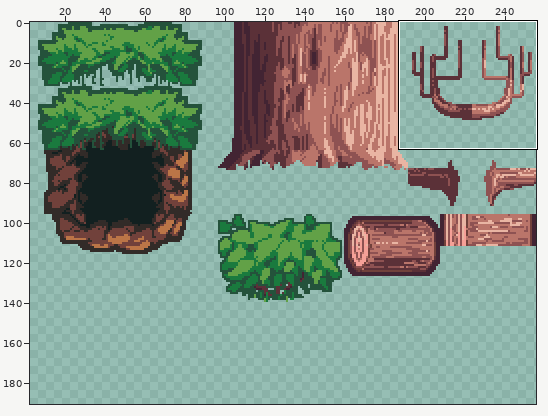
Pixel-art file: Chainsaw/Backgrounds/Tilesets.aseprite. The picture above shows the old version from afar; the outline marks the close-up.
Close-up. Before:
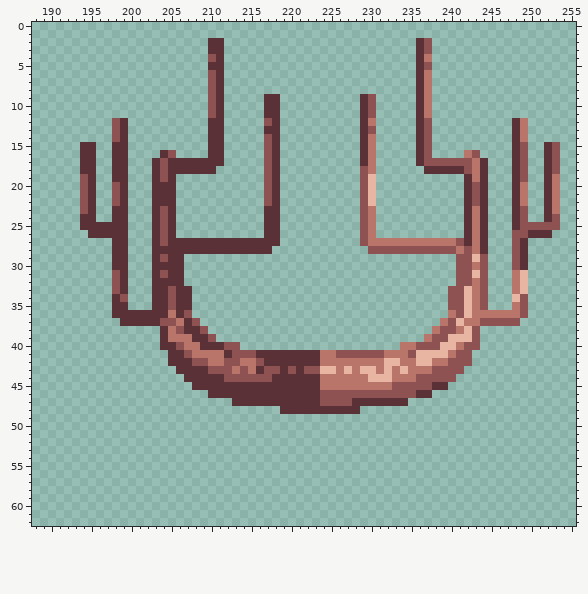
256x256 pixels, 1 frame. Shown: x 188..255, y 0..62. The wide view leaves out empty margins. The commit also changed other parts of the picture, which this record leaves out.
After:
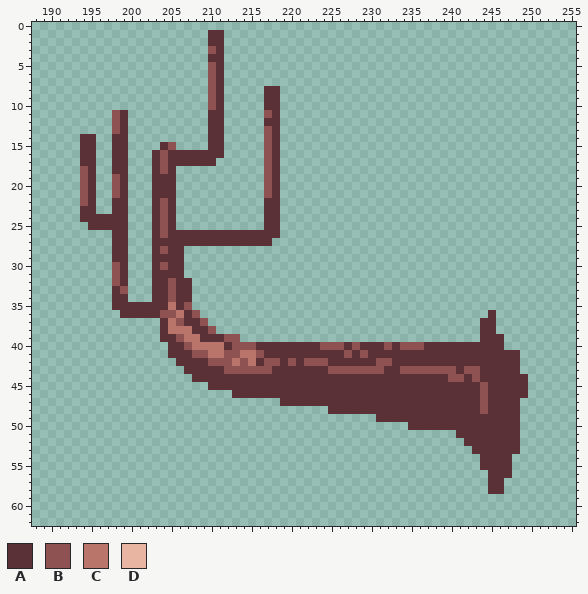
Palette (. is transparent): A #5b3138  B #8e5252  C #ba756a  D #e9b5a3
Change:
Layer "TilemapFull":
y 1: x 210..211 .. -> AA
y 2: x 236..237 AB -> ..
y 3: x 210 A -> B; x 236..237 AB -> ..
y 4: x 210 B -> A; x 236..237 AC -> ..
y 5: x 210 A -> B; x 236..237 AB -> ..
y 6..7: x 236..237 AC -> ..
y 8: x 217..218 .. -> AA; x 236..237 AC -> ..
y 9..10: x 229..230 AB -> ..; x 236..237 AC -> ..
y 11: x 198..199 .. -> BA; x 210 B -> A; x 217 A -> B; x 229..230 AB -> ..; x 236..237 AC -> ..
y 12: x 217 B -> A; x 229..230 AC -> ..; x 236..237 AB -> ..; x 248..249 AC -> ..
y 13: x 217 A -> B; x 229..230 AB -> ..; x 236..237 AB -> ..; x 248..249 AC -> ..
y 14: x 194..195 .. -> AA; x 198 B -> A; x 229..230 AC -> ..; x 236..237 AB -> ..; x 248..249 AC -> ..
y 15: x 204..205 .. -> AB; x 229..230 AC -> ..; x 236..237 AB -> ..; x 248..249 AB -> ..; x 252..253 AB -> ..
y 16: x 203..209 .AB.... -> ABAAAAA; x 229..230 AC -> ..; x 236..237 AB -> ..; x 242..243 CB -> ..; x 248..249 AB -> ..; x 252..253 AB -> ..
y 17: x 211 A -> .; x 229..230 AC -> ..; x 236..244 ABBBBBBCA -> .........; x 248..249 AB -> ..; x 252..253 AB -> ..
y 18: x 194 A -> B; x 206..210 AAAAA -> .....; x 229..230 BC -> ..; x 237..244 AAAAABCA -> ........; x 248..249 AB -> ..; x 252..253 AB -> ..
y 19: x 198 A -> B; x 204 B -> A; x 229..230 BD -> ..; x 242..244 ACA -> ...; x 248..249 AB -> ..; x 252..253 AC -> ..
y 20..21: x 229..230 BD -> ..; x 242..244 ABA -> ...; x 248..249 AC -> ..; x 252..253 AC -> ..
y 22: x 198 B -> A; x 204 A -> B; x 217 B -> A; x 229..230 BD -> ..; x 242..244 ABA -> ...; x 248..249 AC -> ..; x 252..253 AC -> ..
y 23: x 194 B -> A; x 229..230 BC -> ..; x 242..244 ACA -> ...; x 248..249 AB -> ..; x 252..253 AC -> ..
y 24: x 196..197 .. -> AA; x 229..230 BC -> ..; x 242..244 ACA -> ...; x 248..249 AB -> ..; x 252..253 AB -> ..
y 25: x 194 A -> .; x 229..230 BC -> ..; x 242..244 ACA -> ...; x 248..253 ABBBBB -> ......
y 26: x 195..197 AAA -> ...; x 206..216 ........... -> AAAAAAAAAAA; x 229..230 BC -> ..; x 242..244 ACA -> ...; x 248..252 BBAAA -> .....
y 27: x 204 B -> A; x 218 A -> .; x 229..244 BCCCCCCCCCCCBACA -> ................; x 248..249 BA -> ..
y 28: x 204 A -> B; x 207..217 AAAAAAAAAAA -> ...........; x 230..244 BBBBBBBBBBBCBCA -> ...............; x 248..249 BA -> ..
y 29: x 204 B -> A; x 241..244 BBDB -> ....; x 248..249 BA -> ..
y 30: x 198 A -> B; x 204 A -> B; x 241..244 BBCB -> ....; x 248..249 BA -> ..
y 31: x 204 B -> A; x 241..244 BBDB -> ....; x 248..249 CD -> ..
y 32: x 205 A -> B; x 207 . -> A; x 241..244 BBCB -> ....; x 248..249 CD -> ..
y 33: x 198..199 BA -> AB; x 240..244 BBDCB -> .....; x 248..249 CD -> ..
y 34: x 199 B -> A; x 240..244 BBDCB -> .....; x 248..249 DB -> ..
y 35: x 200..202 ... -> AAA; x 205 B -> C; x 207 A -> B; x 240..244 BBDCB -> .....; x 248..249 CB -> ..
y 36: x 198 A -> .; x 204..208 ACAB. -> BBCAB; x 240..249 CBDCCCCCCB -> .....A....
y 37: x 199..206 AAAAABBC -> .....ACB; x 208..209 B. -> AB; x 239..248 CBDCCBBBBB -> .....AA...
y 38: x 206..207 BA -> CC; x 209..210 B. -> AB; x 238..245 CBBCDB.. -> ......AA
y 39: x 205..206 CC -> AB; x 208 A -> C; x 210..213 B... -> AABB; x 237..246 CBBDDDB... -> .......AAA
y 40: x 204 A -> .; x 206..207 BC -> AB; x 209..212 AAAB -> CCCA; x 214..235 ....................CC -> BBAAAAAAAABBBABAAABABB; x 237..246 BBDDCBB... -> AAAAAAAAAA
y 41: x 207..209 BCC -> ABB; x 212 A -> B; x 214..216 BBA -> CCB; x 224..226 CCB -> AAA; x 228 B -> A; x 230..248 BBCCCBDDDDCBB...... -> AAAAAAAAAAAAAAAAAAA
y 42: x 205 A -> .; x 208..211 BBCC -> AABB; x 213..214 BC -> CB; x 216..218 BAA -> ABB; x 220 A -> B; x 222..248 AACCCCCCCCDDCCDDCCBBB...... -> BBBAAAAAABBAAAAAAAAAAAAAAAA
y 43: x 206 A -> .; x 210..211 BB -> AA; x 213 C -> B; x 215..216 CA -> BB; x 218 B -> A; x 220 B -> A; x 222..237 BBDDCDCDDCDCDCCC -> AAABBBBBBBAABBBB; x 241..248 B....... -> ABBAAAAA
y 44: x 207 A -> .; x 212..217 BBBBBB -> AAAAAA; x 224..239 CCCCCCDDDCCCBBBB -> AAAAAAAAAAAAAAAA; x 241..249 ......... -> BABAAAAAA
y 45: x 208..209 AA -> ..; x 224..237 CCCCCCCCCBBBBB -> AAAAAAAAAAAAAA; x 240..249 .......... -> AAAABAAAAA
y 46: x 210..212 AAA -> ...; x 224..235 BBBBBBBBBBBB -> AAAAAAAAAAAA; x 238..249 ............ -> AAAAAABAAAAA
y 47: x 213..218 AAAAAA -> ......; x 224..227 BBBB -> AAAA; x 235..248 .............. -> AAAAAAAAABAAAA
y 48: x 219..224 AAAAAA -> ......; x 229..248 .................... -> AAAAAAAAAAAAAAABAAAA
y 49: x 231..248 .................. -> AAAAAAAAAAAAAAAAAA
y 50: x 235..248 .............. -> AAAAAAAAAAAAAA
y 51: x 241..248 ........ -> AAAAAAAA
y 52: x 242..248 ....... -> AAAAAAA
y 53: x 243..248 ...... -> AAAAAA
y 54..55: x 244..247 .... -> AAAA
y 56: x 245..247 ... -> AAA
y 57..58: x 245..246 .. -> AA
